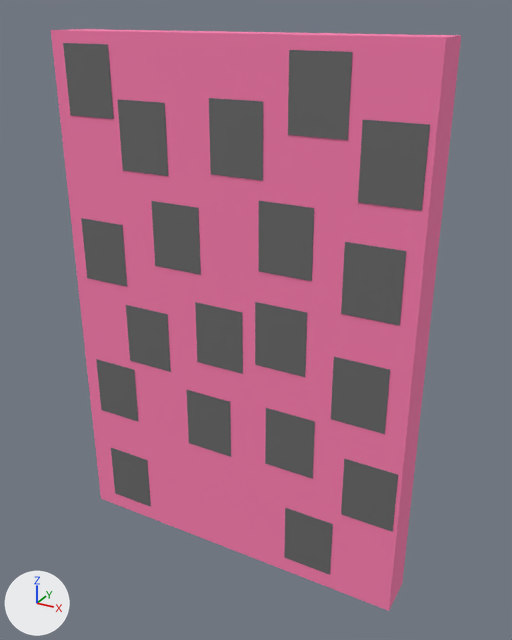
An edit to the glTF model images/Calendar.glb, drawn before and after from the same camera.
Before and after are seen from a camera (50 mm lens) standing at (4.61, -7.53, 4.04) and looking at (0.22, 0.45, 0.05). Every picture has the same lights, and +X, +Y and +Z are marked at lower left. Where no turn or scale is listed for an object, it has been applied to the vertices.

The scene before the commit, as lines of its bpy script (objects in view):
```python
ob_calendar = bpy.data.objects.new('Calendar', me_cube_002)
ob_calendar.location = (0.0, 0.3, 0.0)
ob_door_001 = bpy.data.objects.new('Door.001', me_cube_025)
ob_door_001.location = (-2.04, -0.06, 3.16)
ob_door_002 = bpy.data.objects.new('Door.002', me_cube_047)
ob_door_002.location = (-1.21, -0.06, 2.5)
ob_door_003 = bpy.data.objects.new('Door.003', me_cube_048)
ob_door_003.location = (0.19, -0.06, 2.59)
ob_door_004 = bpy.data.objects.new('Door.004', me_cube_049)
ob_door_004.location = (1.26, -0.06, 3.16)
ob_door_005 = bpy.data.objects.new('Door.005', me_cube_050)
ob_door_005.location = (2.16, -0.06, 2.47)
ob_door_006 = bpy.data.objects.new('Door.006', me_cube_052)
ob_door_006.location = (-2.03, -0.06, 0.81)
ob_door_007 = bpy.data.objects.new('Door.007', me_cube_053)
ob_door_007.location = (-0.76, -0.06, 1.22)
ob_door_019 = bpy.data.objects.new('Door.019', me_cube_065)
ob_door_019.location = (1.33, -0.06, -3.06)
# also in view: 'Door.018' at (-1.9, 0.01, -3.07); 'Door.009' at (2.03, 0.01, 1.07); 'Door.015' at (-0.32, 0.01, -1.56); 'Door.013' at (1.96, 0.01, -0.46); 'Door.008' at (0.88, 0.01, 1.42)
```
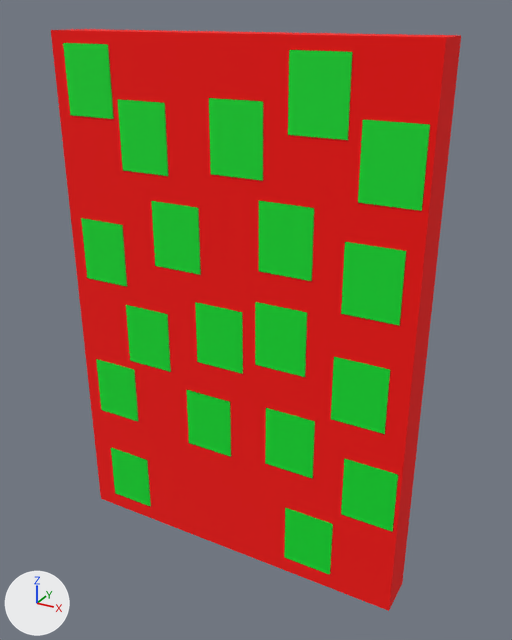
What changed in the scene script:
```text
Change mat_material_033:
    mat_material_033.base_color: (1.0, 0.213, 0.441) -> (1.0, 0.00173, 0.0)  # pink #ff7fb1 -> red #ff0600
Change me_cube_025:
    where me_cube_025.from_pydata(...)  # 8 vertices, 12 faces; spans x -0.37..0.37, y 0.053..0.084, z -0.458..0.458
    remove me_cube_025.materials.append(mat_material_005)  # dark grey #6a6a6a
    add me_cube_025.materials.append(mat_material_034)  # green #00e731
Change me_cube_047:
    where me_cube_047.from_pydata(...)  # 8 vertices, 12 faces; spans x -0.37..0.37, y 0.053..0.084, z -0.458..0.458
    remove me_cube_047.materials.append(mat_material_014)  # dark grey #6a6a6a
    add me_cube_047.materials.append(mat_material_034)  # green #00e731
Change me_cube_048:
    where me_cube_048.from_pydata(...)  # 8 vertices, 12 faces; spans x -0.37..0.37, y 0.053..0.084, z -0.458..0.458
    remove me_cube_048.materials.append(mat_material_015)  # dark grey #6a6a6a
    add me_cube_048.materials.append(mat_material_034)  # green #00e731
Change me_cube_049:
    where me_cube_049.from_pydata(...)  # 8 vertices, 12 faces; spans x -0.37..0.37, y 0.053..0.084, z -0.458..0.458
    remove me_cube_049.materials.append(mat_material_016)  # dark grey #6a6a6a
    add me_cube_049.materials.append(mat_material_034)  # green #00e731
Change me_cube_050:
    where me_cube_050.from_pydata(...)  # 8 vertices, 12 faces; spans x -0.37..0.37, y 0.053..0.084, z -0.458..0.458
    remove me_cube_050.materials.append(mat_material_017)  # dark grey #6a6a6a
    add me_cube_050.materials.append(mat_material_034)  # green #00e731
Change me_cube_052:
    where me_cube_052.from_pydata(...)  # 8 vertices, 12 faces; spans x -0.37..0.37, y 0.053..0.084, z -0.458..0.458
    remove me_cube_052.materials.append(mat_material_019)  # dark grey #6a6a6a
    add me_cube_052.materials.append(mat_material_034)  # green #00e731
Change me_cube_053:
    where me_cube_053.from_pydata(...)  # 8 vertices, 12 faces; spans x -0.37..0.37, y 0.053..0.084, z -0.458..0.458
    remove me_cube_053.materials.append(mat_material_020)  # dark grey #6a6a6a
    add me_cube_053.materials.append(mat_material_034)  # green #00e731
Change me_cube_054:
    where me_cube_054.from_pydata(...)  # 8 vertices, 12 faces; spans x -0.37..0.37, y 0.053..0.084, z -0.458..0.458
    remove me_cube_054.materials.append(mat_material_021)  # dark grey #6a6a6a
    add me_cube_054.materials.append(mat_material_034)  # green #00e731
Change me_cube_055:
    where me_cube_055.from_pydata(...)  # 8 vertices, 12 faces; spans x -0.37..0.37, y 0.053..0.084, z -0.458..0.458
    remove me_cube_055.materials.append(mat_material_022)  # dark grey #6a6a6a
    add me_cube_055.materials.append(mat_material_034)  # green #00e731
Change me_cube_056:
    where me_cube_056.from_pydata(...)  # 8 vertices, 12 faces; spans x -0.37..0.37, y 0.053..0.084, z -0.458..0.458
    remove me_cube_056.materials.append(mat_material_023)  # dark grey #6a6a6a
    add me_cube_056.materials.append(mat_material_034)  # green #00e731
Change me_cube_057:
    where me_cube_057.from_pydata(...)  # 8 vertices, 12 faces; spans x -0.37..0.37, y 0.053..0.084, z -0.458..0.458
    remove me_cube_057.materials.append(mat_material_024)  # dark grey #6a6a6a
    add me_cube_057.materials.append(mat_material_034)  # green #00e731
Change me_cube_058:
    where me_cube_058.from_pydata(...)  # 8 vertices, 12 faces; spans x -0.37..0.37, y 0.053..0.084, z -0.458..0.458
    remove me_cube_058.materials.append(mat_material_025)  # dark grey #6a6a6a
    add me_cube_058.materials.append(mat_material_034)  # green #00e731
Change me_cube_059:
    where me_cube_059.from_pydata(...)  # 8 vertices, 12 faces; spans x -0.37..0.37, y 0.053..0.084, z -0.458..0.458
    remove me_cube_059.materials.append(mat_material_026)  # dark grey #6a6a6a
    add me_cube_059.materials.append(mat_material_034)  # green #00e731
Change me_cube_060:
    where me_cube_060.from_pydata(...)  # 8 vertices, 12 faces; spans x -0.37..0.37, y 0.053..0.084, z -0.458..0.458
    remove me_cube_060.materials.append(mat_material_027)  # dark grey #6a6a6a
    add me_cube_060.materials.append(mat_material_034)  # green #00e731
Change me_cube_061:
    where me_cube_061.from_pydata(...)  # 8 vertices, 12 faces; spans x -0.37..0.37, y 0.053..0.084, z -0.458..0.458
    remove me_cube_061.materials.append(mat_material_028)  # dark grey #6a6a6a
    add me_cube_061.materials.append(mat_material_034)  # green #00e731
Change me_cube_062:
    where me_cube_062.from_pydata(...)  # 8 vertices, 12 faces; spans x -0.37..0.37, y 0.053..0.084, z -0.458..0.458
    remove me_cube_062.materials.append(mat_material_029)  # dark grey #6a6a6a
    add me_cube_062.materials.append(mat_material_034)  # green #00e731
Change me_cube_063:
    where me_cube_063.from_pydata(...)  # 8 vertices, 12 faces; spans x -0.37..0.37, y 0.053..0.084, z -0.458..0.458
    remove me_cube_063.materials.append(mat_material_030)  # dark grey #6a6a6a
    add me_cube_063.materials.append(mat_material_034)  # green #00e731
Change me_cube_064:
    where me_cube_064.from_pydata(...)  # 8 vertices, 12 faces; spans x -0.37..0.37, y 0.053..0.084, z -0.458..0.458
    remove me_cube_064.materials.append(mat_material_031)  # dark grey #6a6a6a
    add me_cube_064.materials.append(mat_material_034)  # green #00e731
Change me_cube_065:
    where me_cube_065.from_pydata(...)  # 8 vertices, 12 faces; spans x -0.37..0.37, y 0.053..0.084, z -0.458..0.458
    remove me_cube_065.materials.append(mat_material_032)  # dark grey #6a6a6a
    add me_cube_065.materials.append(mat_material_034)  # green #00e731
```

What differs and where, as boxes [x1, y1, x2, y2] in the pictures (512 x 640 px):
'Calendar', recoloured (pink to red)
    both: [51, 29, 461, 611]
'Door.005', recoloured (grey to green)
    both: [358, 120, 430, 211]
'Door.004', recoloured (grey to green)
    both: [288, 50, 352, 140]
'Door.009', recoloured (grey to green)
    both: [341, 242, 406, 326]
'Door.003', recoloured (grey to green)
    both: [209, 98, 263, 181]
'Door.008', recoloured (grey to green)
    both: [259, 201, 314, 281]
'Door.013', recoloured (grey to green)
    both: [331, 357, 390, 434]
'Door.002', recoloured (grey to green)
    both: [117, 99, 168, 176]
'Door.012', recoloured (grey to green)
    both: [255, 302, 307, 377]
'Door.001', recoloured (grey to green)
    both: [63, 43, 114, 119]
'Door.017', recoloured (grey to green)
    both: [341, 459, 398, 532]
'Door.007', recoloured (grey to green)
    both: [151, 201, 201, 275]
'Door.011', recoloured (grey to green)
    both: [195, 302, 243, 374]
'Door.016', recoloured (grey to green)
    both: [265, 408, 315, 479]
'Door.006', recoloured (grey to green)
    both: [81, 218, 127, 287]
'Door.019', recoloured (grey to green)
    both: [284, 508, 333, 575]
'Door.015', recoloured (grey to green)
    both: [187, 390, 231, 457]
'Door.010', recoloured (grey to green)
    both: [126, 305, 171, 372]
'Door.014', recoloured (grey to green)
    both: [96, 359, 138, 421]
'Door.018', recoloured (grey to green)
    both: [111, 448, 151, 507]
